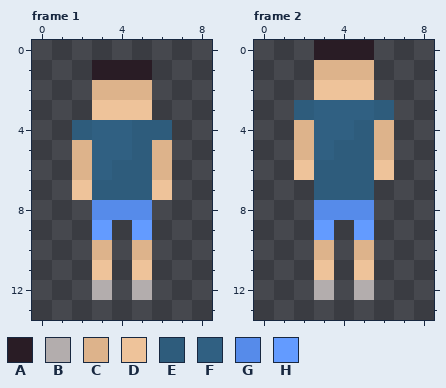
Edited in one commit: pixel-art file (Assets/PersonalAssets/NPC/Day3/ManDayThreeIncorrectFrontIdle.aseprite). The picture above was drawn from the file before the commit.
9x14 pixels, 3 frames. Shown: frame 1, frame 2. The commit also changed other frames, which this record leaves out.
Palette (. is transparent): A #291c25  B #b3adad  C #ddb38b  D #eec39a  E #2e5c7c  F #306082  G #568bea  H #639bff
And afterwards:
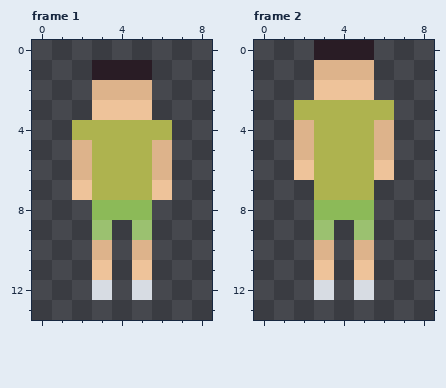
Message: Asset update Added new skins for NPCs on day 3
Changes in this commit:
colour B: #b3adad -> #d7dce3
colour E: #2e5c7c -> #aeb34f
colour G: #568bea -> #8cba58
colour H: #639bff -> #9bc170
Frame 1:
y 4..5: x 3..4 FF -> EE
y 6: x 3 F -> E
Frame 2:
y 3: x 3..5 FFF -> EEE
y 4: x 3..4 FF -> EE
y 5: x 3 F -> E
